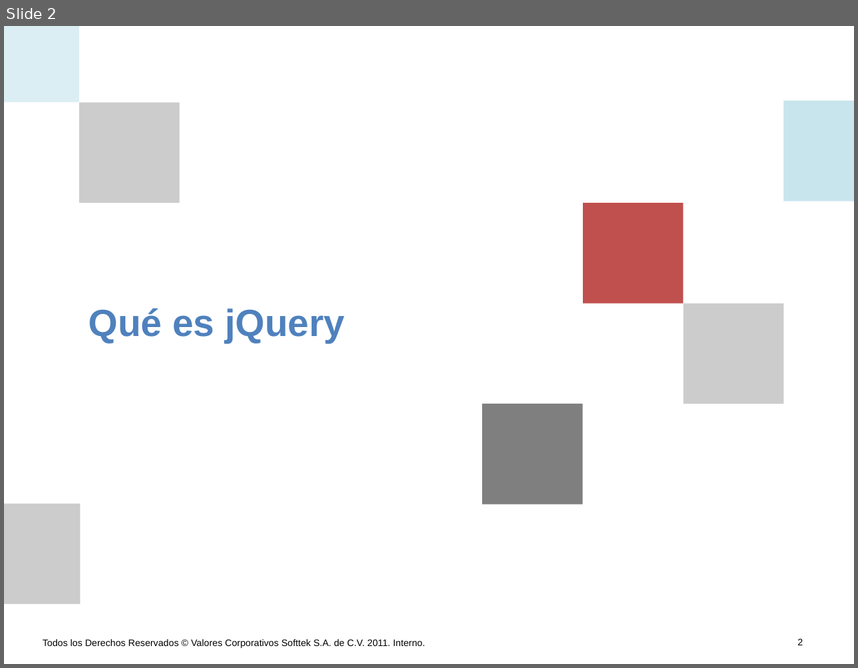
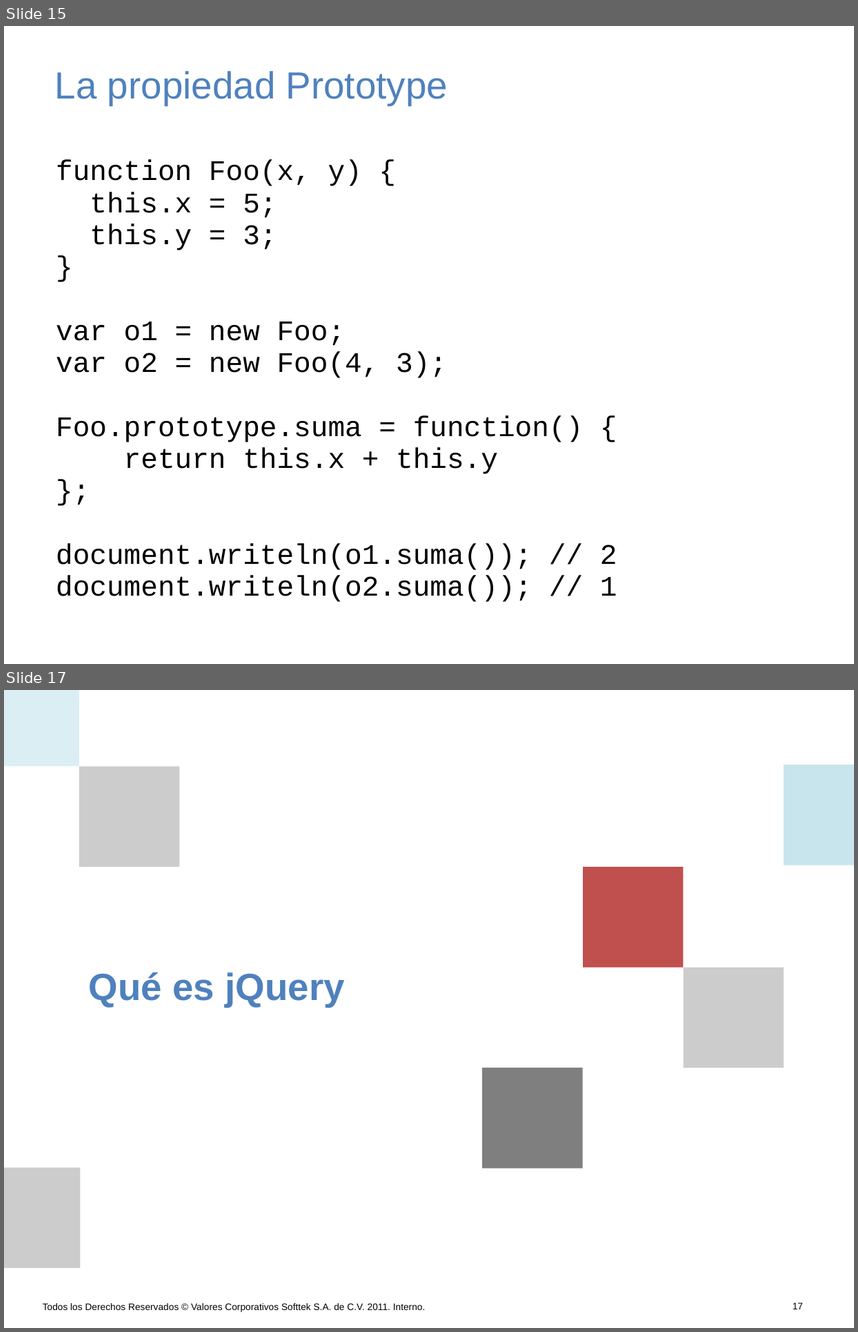
Before and after one commit to AlanNoboa/STKJavascriptJquery, a slide deck: Javascript y JQuery.pptx. Shown one above the other, each under a label of ours: slide 2 before the commit, slides 15 and 17 after it; the slides between them are not shown. The pictures are 858x668 and 858x1332 pixels, drawn with LibreOffice and Linux fonts; fonts in the diff are those of the drawing; background and template pictures are left out. Boxes give left, top, right and bottom in pixels: in the first picture for what was removed or moved away, otherwise in the second. Text is boxed around its words. In the diff, an @@ line names an element or a change of style, - is before the commit and + after.

```diff
--- a/Javascript y JQuery.pptx
+++ b/Javascript y JQuery.pptx
@@ slide 15 added at bbox=[4, 26, 854, 664], background #FFFFFF @@
@@ title added at bbox=[55, 71, 448, 105], 32 pt, text #4F81BD @@
+La propiedad Prototype
@@ text added at bbox=[56, 160, 617, 601], 24 pt, text #000000 @@
+function Foo(x, y) {
+this.x = 5;
+this.y = 3;
+}
+var o1 = new Foo;
+var o2 = new Foo(4, 3);
+Foo.prototype.suma = function() {
+return this.x + this.y
+};
+document.writeln(o1.suma()); // 2
+document.writeln(o2.suma()); // 1
@@ what was slide 2 is now slide 17 @@
@@ page number at bbox=[793, 1302, 803, 1309]: text changed @@
-2
+17
```
Also in this commit, not shown: 14 other slides added.
